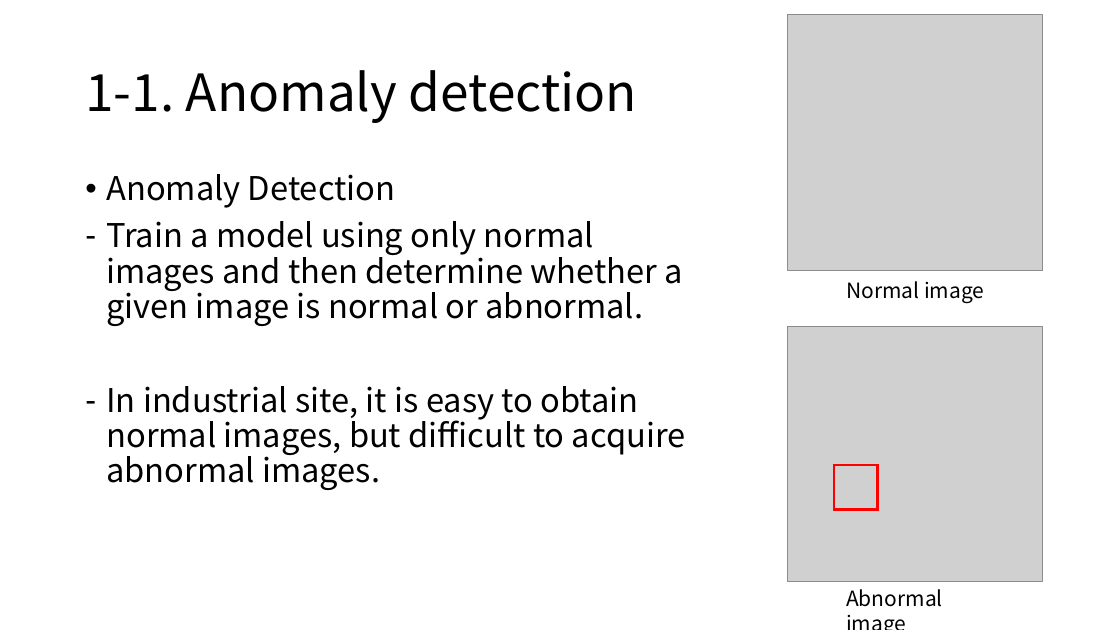
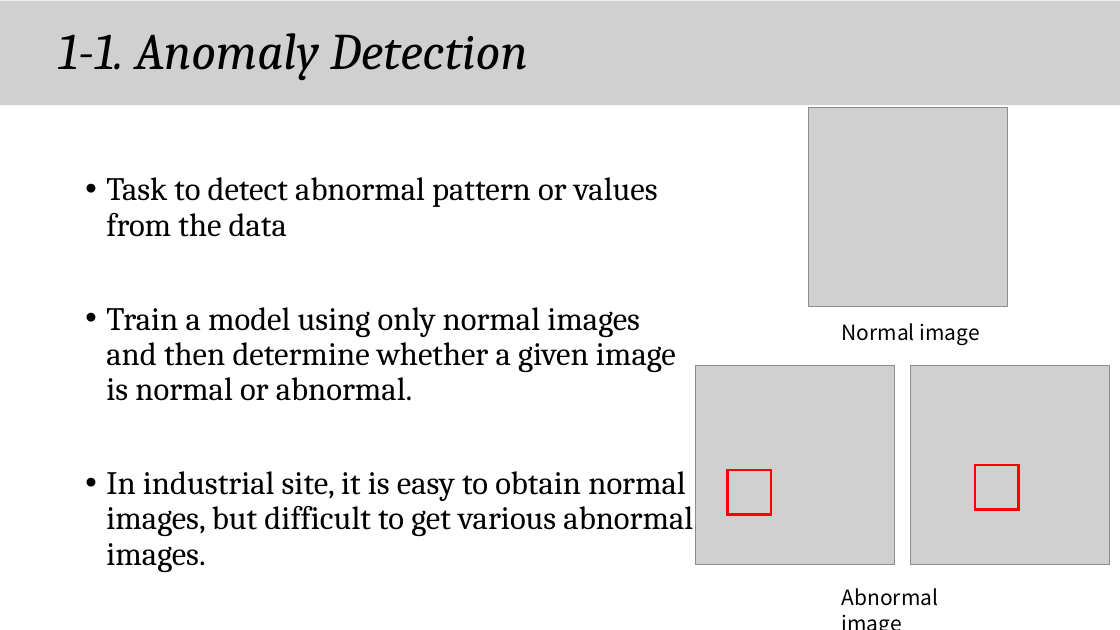
Before and after one commit to chroion/paper-review, a slide deck: slide 4 of Patch Distribution Modeling Framework for Anomaly Detection and Localization/Patch Distribution Modeling Framework for Anomaly Detection and Localization(eng).pptx (slide 3 before the commit). Drawn at 1120x630 pixels with LibreOffice and Linux fonts; fonts in the diff are those of the drawing; grey boxes stand for pictures. Boxes give left, top, right and bottom in pixels: in the first picture for what was removed or moved away, otherwise in the second. Text is boxed around its words. In the diff, an @@ line names an element or a change of style, - is before the commit and + after.

```diff
--- a/Patch Distribution Modeling Framework for Anomaly Detection and Localization/Patch Distribution Modeling Framework for Anomaly Detection and Localization(eng).pptx
+++ b/Patch Distribution Modeling Framework for Anomaly Detection and Localization/Patch Distribution Modeling Framework for Anomaly Detection and Localization(eng).pptx
@@ picture added at box(0, 1, 1120, 105) @@
@@ text at box(58, 33, 528, 80): text changed; font Noto Sans CJK KR to Cambria; italic on @@
-1-1. Anomaly detection
+1-1. Anomaly Detection
@@ picture: place and size @@
-picture at box(788, 15, 1044, 271)
+picture at box(809, 108, 1008, 307)
@@ text at box(106, 177, 658, 237): text changed; font Noto Sans CJK KR to Cambria @@
-• Anomaly Detection
+• Task to detect abnormal pattern or values from the data
@@ text at box(106, 307, 676, 401): font Noto Sans CJK KR to Cambria in "Train a model using only normal images ..."; bullet - to • @@
@@ text "Normal image": place and size @@
-text "Normal image" at box(846, 281, 984, 303)
+text "Normal image" at box(842, 323, 980, 345)
@@ picture: place and size @@
-picture at box(788, 326, 1044, 581)
+picture at box(696, 365, 895, 565)
@@ picture added at box(911, 365, 1110, 565) @@
@@ text at box(106, 471, 693, 572): text changed; font Noto Sans CJK KR to Cambria @@
-– In industrial site, it is easy to obtain normal images, but difficult to acquire abnormal images.
+• In industrial site, it is easy to obtain normal images, but difficult to get various abnormal images.
@@ rectangle: place and size @@
-rectangle at box(834, 465, 878, 509)
+rectangle at box(728, 471, 771, 515)
@@ rectangle added at box(975, 465, 1019, 509), outline #FF0000 2.25 pt @@
@@ text "Abnormal image": place and size @@
-text "Abnormal image" at box(846, 589, 943, 607)
+text "Abnormal image" at box(842, 588, 939, 606)
```
Also in this commit, not shown: 8 other slides changed, 3 slides added, 1 slide removed.
